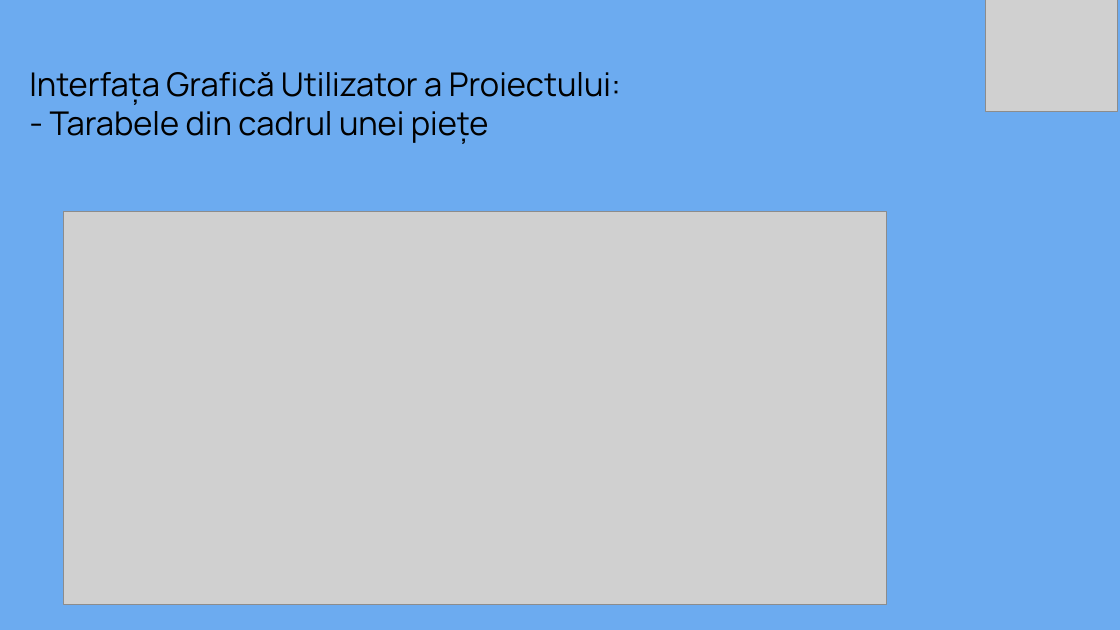
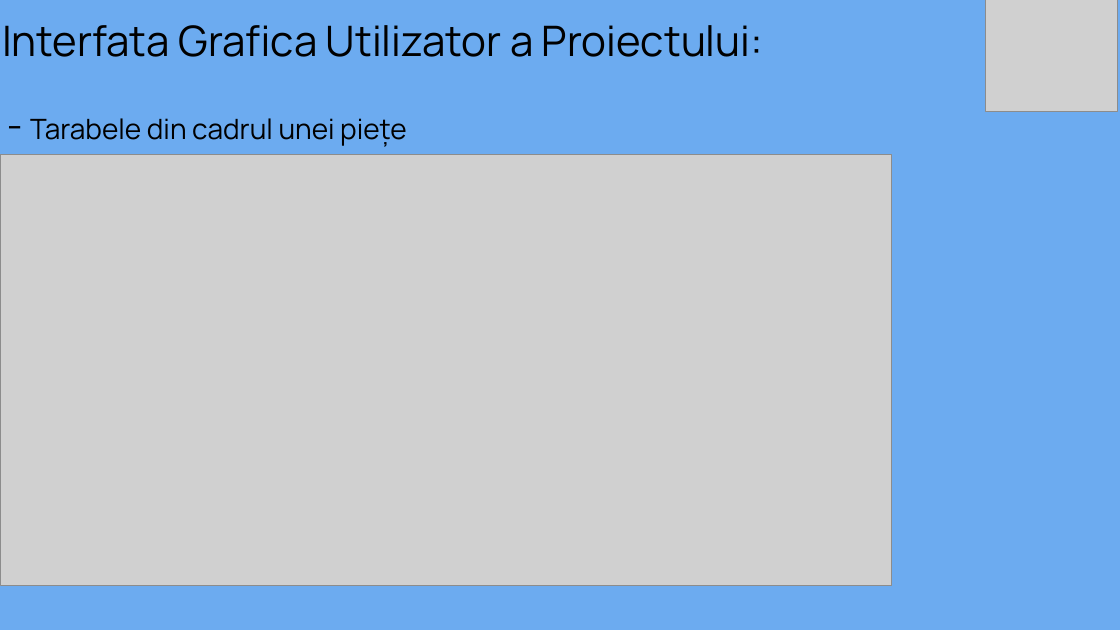
Before and after one commit to robertnitu02/proiect-diploma, a slide deck: slide 19 of word/prezentare.pptx (slide 11 before the commit). Drawn at 1120x630 pixels with LibreOffice and Linux fonts; fonts in the diff are those of the drawing; grey boxes stand for pictures; background and template pictures are left out. Boxes give left, top, right and bottom in pixels: in the first picture for what was removed or moved away, otherwise in the second. Text is boxed around its words. In the diff, an @@ line names an element or a change of style, - is before the commit and + after.

Commit message:
Wip pptx. Added diagrama photo

```diff
--- a/word/prezentare.pptx
+++ b/word/prezentare.pptx
@@ title added at [2,25,763,57], 36 pt, text #000000 @@
+Interfata Grafica Utilizator a Proiectului:
@@ text at [30,118,406,146]: text changed; size 28 to 24 pt @@
-Interfața Grafică Utilizator a Proiectului:
-- Tarabele din cadrul unei piețe
+- Tarabele din cadrul unei piețe
@@ picture: place and size @@
-picture at [64,211,886,604]
+picture at [0,155,891,586]
```
Also in this commit, not shown: 12 other slides changed, 12 slides added, 1 slide removed, 1 other file.
